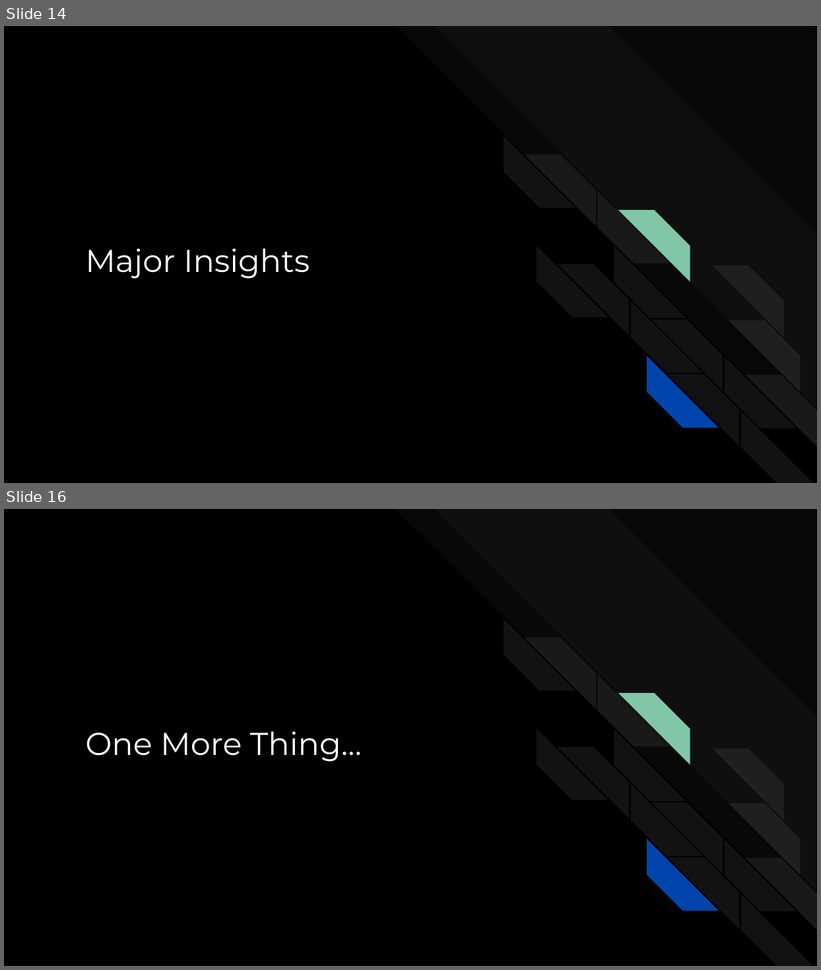
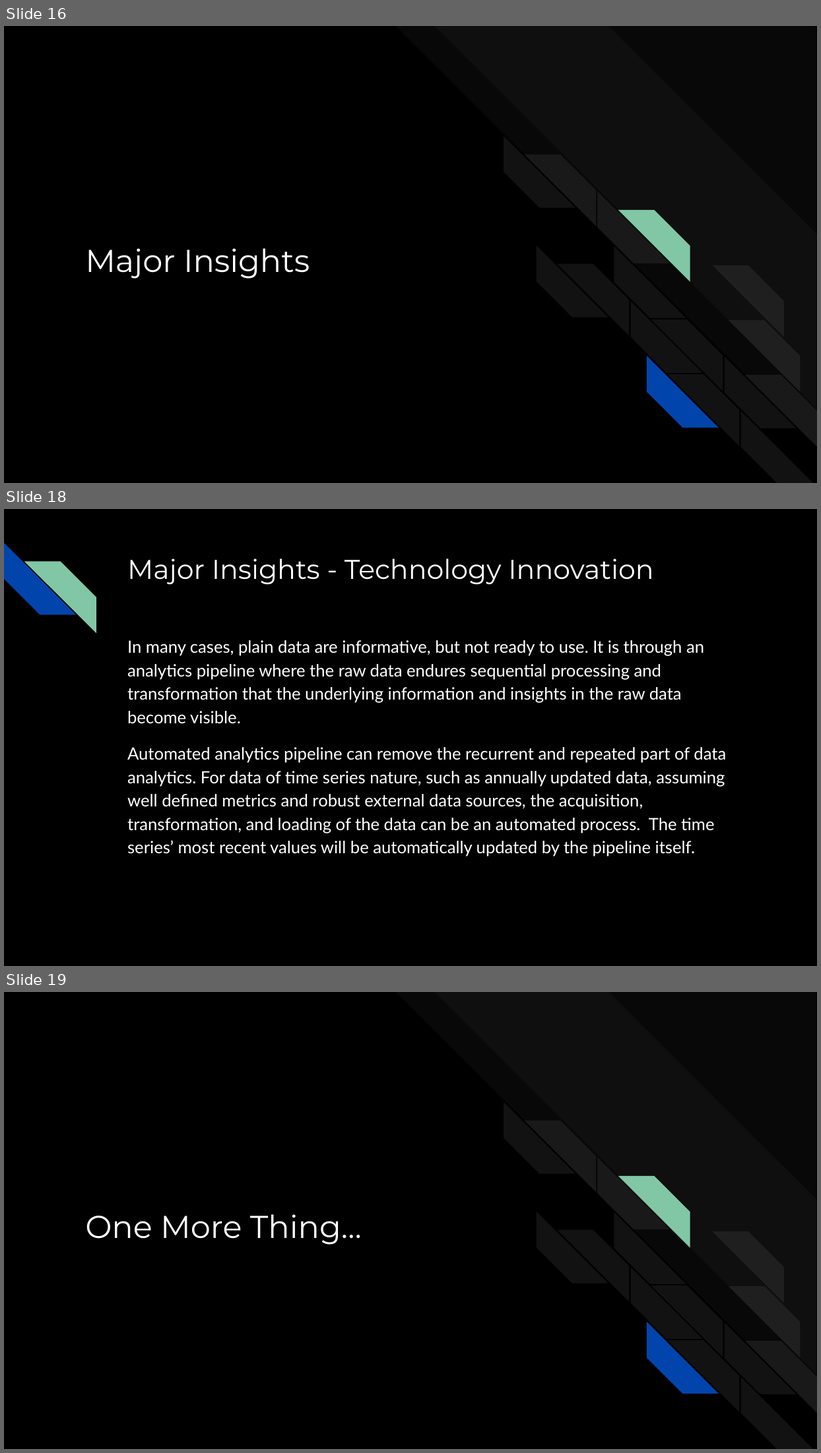
Before and after one commit to AGA-Datathon-2023/Dataminers, a slide deck: AGA Datathon 2023.pptx. Shown one above the other, each under a label of ours: slides 14 and 16 before the commit, slides 16, 18 and 19 after it; the slides between them are not shown. The pictures are 821x970 and 821x1453 pixels, drawn with LibreOffice and Linux fonts; fonts in the diff are those of the drawing. Boxes give left, top, right and bottom in pixels: in the first picture for what was removed or moved away, otherwise in the second. Text is boxed around its words. In the diff, an @@ line names an element or a change of style, - is before the commit and + after.

```diff
--- a/AGA Datathon 2023.pptx
+++ b/AGA Datathon 2023.pptx
@@ slide 18 added at [4, 509, 817, 966], background #000000 @@
@@ diag stripe added at [4, 543, 75, 615], fill #0145AC @@
@@ diag stripe added at [24, 561, 96, 632], fill #82C7A5 @@
@@ title added at [127, 559, 653, 584], 24 pt, text #FFFFFF @@
+Major Insights - Technology Innovation
@@ text added at [127, 640, 726, 857], 15 pt, text #FFFFFF @@
+In many cases, plain data are informative, but not ready to use. It is through an analytics pipeline where the raw data endures sequential processing and transformation that the underlying information and insights in the raw data become visible.
+Automated analytics pipeline can remove the recurrent and repeated part of data analytics. For data of time series nature, such as annually updated data, assuming well defined metrics and robust external data sources, the acquisition, transformation, and loading of the data can be an automated process. The time series’ most recent values will be automatically updated by the pipeline itself.
@@ what was slide 14 is now slide 16 @@
@@ what was slide 16 is now slide 19 @@
```
Also in this commit, not shown: 8 slides changed, 4 other slides added, 2 slides removed.
